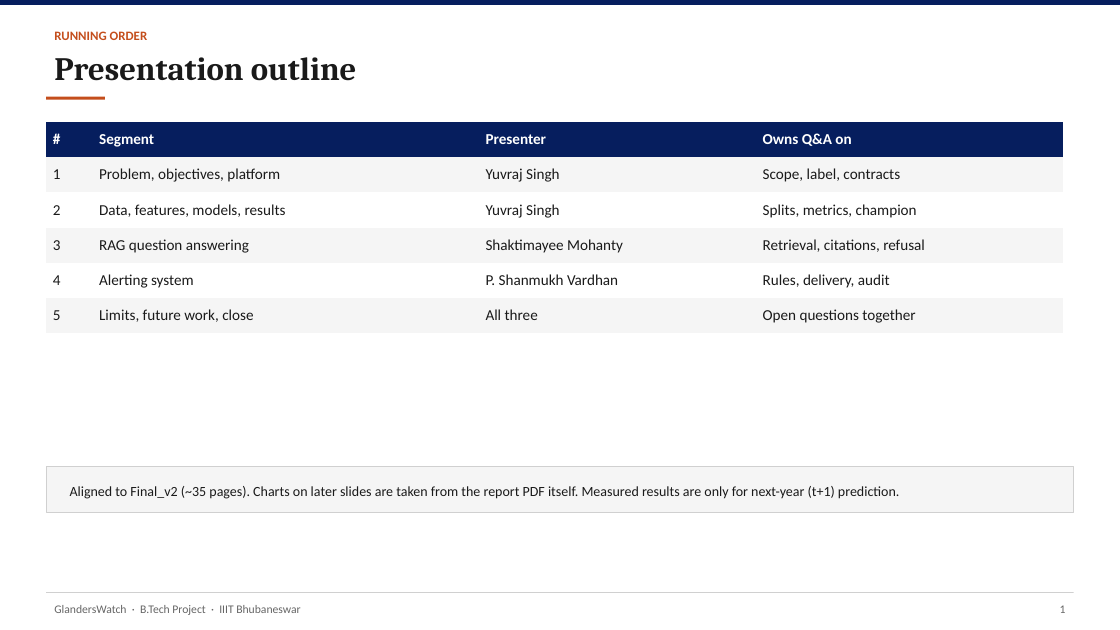
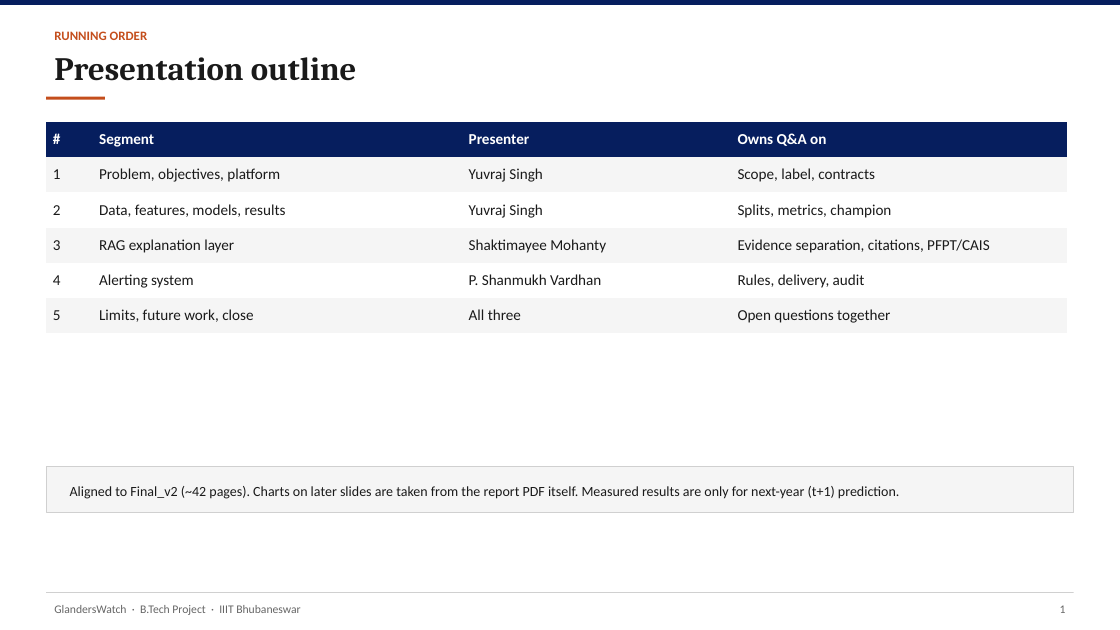
Before and after one commit to YuvrajSingh-mist/glandersWatch, a slide deck: slide 2 of slides/GlandersWatch_Deck.pptx. Drawn at 1120x630 pixels with LibreOffice and Linux fonts; fonts in the diff are those of the drawing. Boxes give left, top, right and bottom in pixels: in the first picture for what was removed or moved away, otherwise in the second. Text is boxed around its words. In the diff, an @@ line names an element or a change of style, - is before the commit and + after.

Commit message:
Align viva deck RAG slides with Final_v2 proposal content.
Add evidence-separation and PFPT/CAIS attribution-audit slides, refresh evaluation metrics and references, and retitle the RAG segment to the explanation layer.

```diff
--- a/slides/GlandersWatch_Deck.pptx
+++ b/slides/GlandersWatch_Deck.pptx
@@ table at (46, 122, 1067, 334) @@
-row 4, column 2: RAG question answering
+row 4, column 2: RAG explanation layer
-row 4, column 4: Retrieval, citations, refusal
+row 4, column 4: Evidence separation, citations, PFPT/CAIS
@@ table: place and size @@
-table at (46, 122, 1063, 334)
+table at (46, 122, 1067, 334)
@@ text at (70, 486, 899, 499): text changed @@
-Aligned to Final_v2 (~35 pages). Charts on later slides are taken from the report PDF itself. Measured results are only for next-year (t+1) prediction.
+Aligned to Final_v2 (~42 pages). Charts on later slides are taken from the report PDF itself. Measured results are only for next-year (t+1) prediction.
```
Also in this commit, not shown: 11 other slides changed, 2 slides added, 1 other file.
